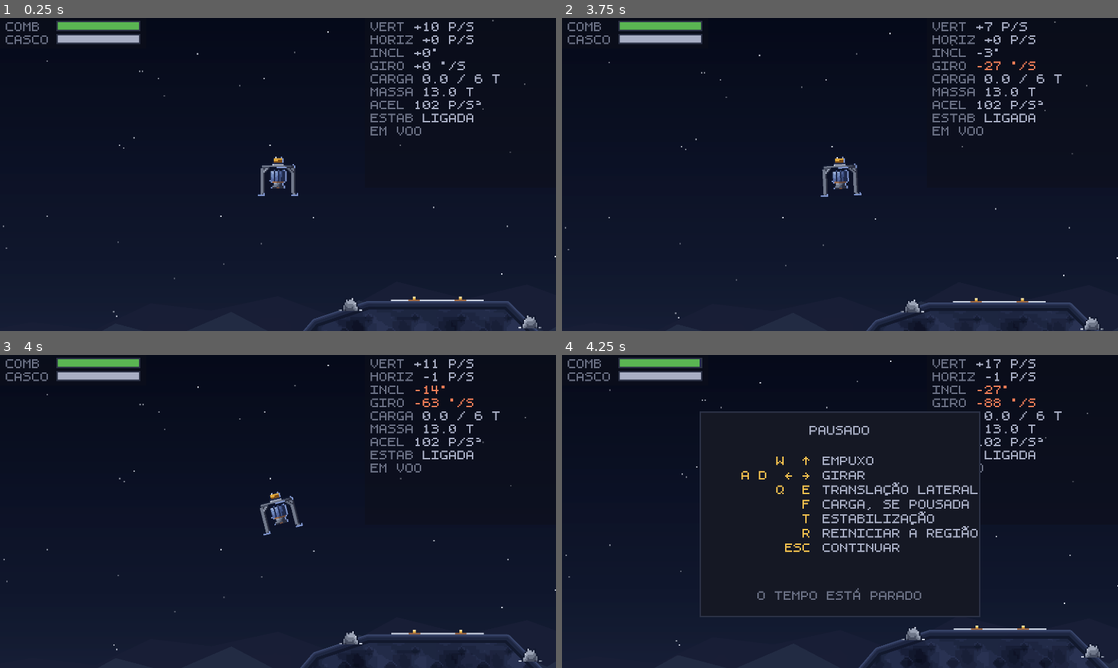
Above: before the commit, frames 1-4 (two rows, left to right).
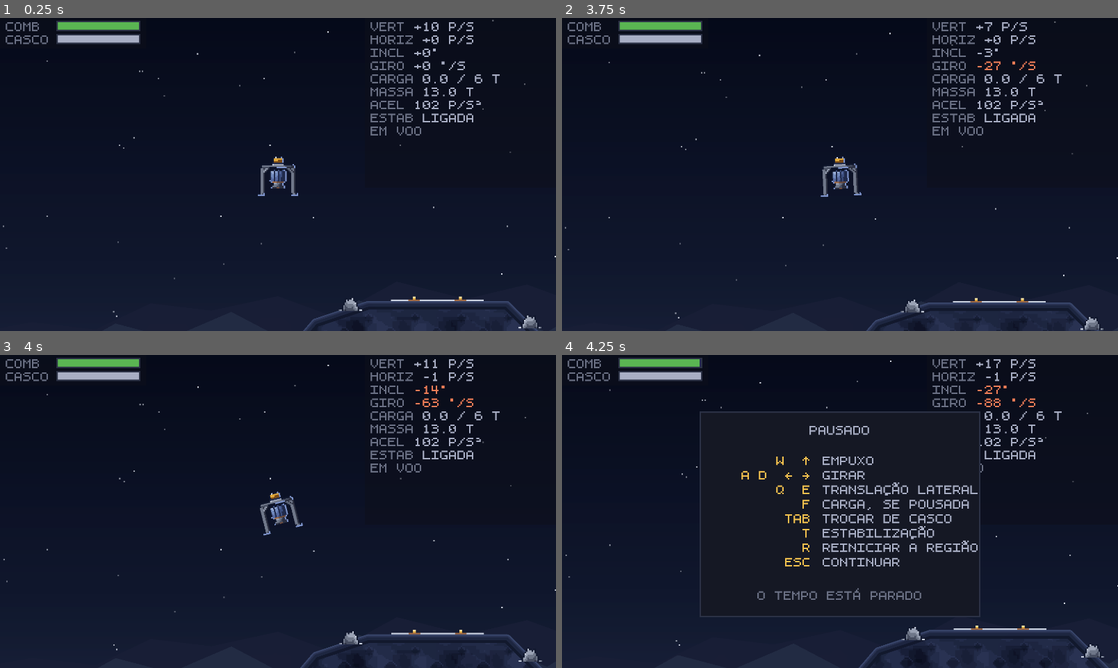
Above: after the commit, the same moments.

Repository: valdersonjr/llrr
Game: Godot game, scene res://stages/teste_pouso/teste_pouso.tscn
The game is run twice, just before and just after one commit, with the same random seed, the same clock (stepped at 60 frames per second) and the same inputs.
Inputs (mouse positions are in pixels of both pictures, inside the frame that each line leads up to):
- Up to frame 1 (0.25 s): no input
- Up to frame 2 (3.75 s): move the mouse to (962, 158) at 0.52 s; hold D (girar_direita) 0.53-1.28 s; hold W (empuxo) 0.53-1.28 s; click (962, 158) at 0.67 s; move the mouse to (728, 190) at 1.27 s; hold A (girar_esquerda) 1.28-2.03 s; tap T (alternar_estabilizacao) at 1.35 s; tap W (empuxo) at 1.55, 3.05 s; move the mouse to (895, 105) at 2.02 s; hold W (empuxo) 2.03-2.78 s; hold D (girar_direita) 2.03-3.53 s; move the mouse to (812, 237) at 2.77 s; tap F (operar_carga) at 2.85 s; click (812, 237) at 2.92 s; move the mouse to (1006, 221) at 3.52 s; hold A (girar_esquerda) from 3.53 s (still down); hold R (reiniciar) from 3.53 s (still down)
- Up to frame 3 (4 s): keep holding A (girar_esquerda); keep holding R (reiniciar); tap W (empuxo) at 3.8 s
- Up to frame 4 (4.25 s): keep holding A (girar_esquerda); keep holding R (reiniciar); tap Escape (pausa) at 4.15 s

Frames 1-3 are identical in both runs. In frame 4, 1.3% of the frame differs, in the area x 40-75%, y 50-68%.
Error in both runs: Cannot call method 'set_input_as_handled' on a null value. (res://entities/ui/pausa/pausa.gd:38)

Commit message:
content(entities): adiciona os cascos cargueiro resistente e interceptador
As três silhuetas foram desenhadas juntas e julgadas em preto, que é o
único jeito de garantir que se distinguem a 32px: quadro aberto, laje
maciça, cunha com asas em flecha.

Os números seguem a progressão horizontal da seção 5 — nenhum casco só
melhora. Vazios: 102, 88 e 150 p/s². Cheios de carga: 69, 51 e 125. O
cargueiro leva três vezes mais carga e mal se sustenta acima da gravidade
com o porão cheio; o interceptador acelera meio a mais e leva quase nada,
com o pior trem de pouso dos três.

`Nave` passa a aceitar mais de um bocal — o cargueiro tem dois — e ganha
`altura_dos_pes`, que é como quem posiciona a nave sabe onde está a sola.
Cada casco traz sua própria colisão: um pousar não diz nada sobre os
outros.

Estados de dano continuam só no utilitário leve. Casco sem as três texturas
não muda de aparência, em vez de quebrar.

Co-Authored-By: Claude Opus 5 (1M context) <noreply@anthropic.com>
Claude-Session: https://claude.ai/code/session_011AzPcEDAjYSMoHyssT894N

Diff:
--- /dev/null
+++ b/entities/player/cargueiro_resistente/cargueiro_resistente.tscn
@@ -0,0 +1,104 @@
+[gd_scene load_steps=13 format=3 uid="uid://bnavecarga0001"]
+
+[ext_resource type="Script" path="res://entities/player/nave.gd" id="1_nave"]
+[ext_resource type="Resource" path="res://entities/player/cargueiro_resistente/data/cargueiro_resistente.tres" id="2_casco"]
+[ext_resource type="Texture2D" path="res://entities/player/cargueiro_resistente/art/cargueiro_resistente.png" id="3_corpo"]
+[ext_resource type="Texture2D" path="res://entities/player/utilitario_leve/art/chama_1.png" id="4_chama1"]
+[ext_resource type="Texture2D" path="res://entities/player/utilitario_leve/art/chama_2.png" id="5_chama2"]
+
+[sub_resource type="Gradient" id="Gradient_luz"]
+offsets = PackedFloat32Array(0, 1)
+colors = PackedColorArray(1, 1, 1, 1, 1, 1, 1, 0)
+
+[sub_resource type="GradientTexture2D" id="GradientTexture2D_luz"]
+gradient = SubResource("Gradient_luz")
+width = 96
+height = 96
+fill = 1
+fill_from = Vector2(0.5, 0.5)
+fill_to = Vector2(1, 0.5)
+[sub_resource type="RectangleShape2D" id="R_corpo"]
+size = Vector2(26, 16)
+
+[sub_resource type="RectangleShape2D" id="R_cabine"]
+size = Vector2(10, 4)
+
+[sub_resource type="RectangleShape2D" id="R_perna"]
+size = Vector2(4, 6)
+
+[sub_resource type="RectangleShape2D" id="R_pe"]
+size = Vector2(6, 2)
+
+[node name="CargueiroResistente" type="CharacterBody2D"]
+collision_layer = 2
+collision_mask = 1
+motion_mode = 1
+script = ExtResource("1_nave")
+casco = ExtResource("2_casco")
+altura_dos_pes = 16.0
+texturas_de_dano = Array[Texture2D]([ExtResource("3_corpo")])
+quadros_chama = Array[Texture2D]([ExtResource("4_chama1"), ExtResource("5_chama2")])
+altura_chama = 13
+
+[node name="LuzDoMotor" type="PointLight2D" parent="."]
+position = Vector2(0, 16)
+color = Color(1, 0.616, 0.361, 1)
+energy = 0.0
+texture = SubResource("GradientTexture2D_luz")
+texture_scale = 1.2
+
+[node name="Chamas" type="Node2D" parent="."]
+
+[node name="ChamaEsquerda" type="Sprite2D" parent="Chamas"]
+position = Vector2(-5.5, 13)
+texture = ExtResource("4_chama1")
+centered = false
+offset = Vector2(-8, 0)
+region_enabled = true
+region_rect = Rect2(0, 0, 16, 13)
+
+[node name="ChamaDireita" type="Sprite2D" parent="Chamas"]
+position = Vector2(4.5, 13)
+texture = ExtResource("4_chama1")
+centered = false
+offset = Vector2(-8, 0)
+region_enabled = true
+region_rect = Rect2(0, 0, 16, 13)
+
+[node name="Corpo" type="Sprite2D" parent="."]
+position = Vector2(0, 3)
+texture = ExtResource("3_corpo")
+
+[node name="ColisaoCorpo" type="CollisionShape2D" parent="."]
+position = Vector2(0, 1)
+shape = SubResource("R_corpo")
+
+[node name="ColisaoCabine" type="CollisionShape2D" parent="."]
+position = Vector2(-1, -9)
+shape = SubResource("R_cabine")
+
+[node name="ColisaoPernaEsquerda" type="CollisionShape2D" parent="."]
+position = Vector2(-10, 11)
+shape = SubResource("R_perna")
+
+[node name="ColisaoPernaDireita" type="CollisionShape2D" parent="."]
+position = Vector2(9, 11)
+shape = SubResource("R_perna")
+
+[node name="ColisaoPeEsquerdo" type="CollisionShape2D" parent="."]
+position = Vector2(-11, 15)
+shape = SubResource("R_pe")
+
+[node name="ColisaoPeDireito" type="CollisionShape2D" parent="."]
+position = Vector2(10, 15)
+shape = SubResource("R_pe")
+
+[node name="PeEsquerdo" type="RayCast2D" parent="."]
+position = Vector2(-11, 12)
+target_position = Vector2(0, 6)
+collision_mask = 1
+
+[node name="PeDireito" type="RayCast2D" parent="."]
+position = Vector2(10, 12)
+target_position = Vector2(0, 6)
+collision_mask = 1
--- /dev/null
+++ b/entities/player/cargueiro_resistente/data/cargueiro_resistente.tres
@@ -0,0 +1,21 @@
+[gd_resource type="Resource" script_class="Casco" load_steps=2 format=3 uid="uid://ccascocarga001"]
+
+[ext_resource type="Script" path="res://entities/player/casco.gd" id="1_casco"]
+
+[resource]
+script = ExtResource("1_casco")
+nome = "Cargueiro resistente"
+massa_seca = 16.0
+capacidade_carga = 18.0
+combustivel_maximo = 9.0
+empuxo_principal = 2200.0
+empuxo_manobra = 420.0
+torque_manobra = 2600.0
+giro_maximo = 80.0
+consumo_principal = 0.42
+consumo_manobra = 0.09
+integridade_maxima = 160.0
+pouso_velocidade_maxima = 34.0
+pouso_angulo_maximo = 9.0
+pouso_giro_maximo = 14.0
+pouso_tempo_estavel = 0.8
--- /dev/null
+++ b/entities/player/interceptador/data/interceptador.tres
@@ -0,0 +1,21 @@
+[gd_resource type="Resource" script_class="Casco" load_steps=2 format=3 uid="uid://ccascointer001"]
+
+[ext_resource type="Script" path="res://entities/player/casco.gd" id="1_casco"]
+
+[resource]
+script = ExtResource("1_casco")
+nome = "Interceptador"
+massa_seca = 6.0
+capacidade_carga = 2.0
+combustivel_maximo = 4.0
+empuxo_principal = 1500.0
+empuxo_manobra = 480.0
+torque_manobra = 2200.0
+giro_maximo = 190.0
+consumo_principal = 0.26
+consumo_manobra = 0.06
+integridade_maxima = 70.0
+pouso_velocidade_maxima = 22.0
+pouso_angulo_maximo = 15.0
+pouso_giro_maximo = 28.0
+pouso_tempo_estavel = 0.4
--- /dev/null
+++ b/entities/player/interceptador/interceptador.tscn
@@ -0,0 +1,103 @@
+[gd_scene load_steps=12 format=3 uid="uid://bnaveinter0001"]
+
+[ext_resource type="Script" path="res://entities/player/nave.gd" id="1_nave"]
+[ext_resource type="Resource" path="res://entities/player/interceptador/data/interceptador.tres" id="2_casco"]
+[ext_resource type="Texture2D" path="res://entities/player/interceptador/art/interceptador.png" id="3_corpo"]
+[ext_resource type="Texture2D" path="res://entities/player/utilitario_leve/art/chama_1.png" id="4_chama1"]
+[ext_resource type="Texture2D" path="res://entities/player/utilitario_leve/art/chama_2.png" id="5_chama2"]
+
+[sub_resource type="Gradient" id="Gradient_luz"]
+offsets = PackedFloat32Array(0, 1)
+colors = PackedColorArray(1, 1, 1, 1, 1, 1, 1, 0)
+
+[sub_resource type="GradientTexture2D" id="GradientTexture2D_luz"]
+gradient = SubResource("Gradient_luz")
+width = 96
+height = 96
+fill = 1
+fill_from = Vector2(0.5, 0.5)
+fill_to = Vector2(1, 0.5)
+[sub_resource type="RectangleShape2D" id="R_asa"]
+size = Vector2(6, 5)
+
+[sub_resource type="RectangleShape2D" id="R_motor"]
+size = Vector2(10, 4)
+
+[sub_resource type="RectangleShape2D" id="R_perna"]
+size = Vector2(3, 6)
+
+[sub_resource type="RectangleShape2D" id="R_pe"]
+size = Vector2(5, 2)
+
+[node name="Interceptador" type="CharacterBody2D"]
+collision_layer = 2
+collision_mask = 1
+motion_mode = 1
+script = ExtResource("1_nave")
+casco = ExtResource("2_casco")
+altura_dos_pes = 14.0
+texturas_de_dano = Array[Texture2D]([ExtResource("3_corpo")])
+quadros_chama = Array[Texture2D]([ExtResource("4_chama1"), ExtResource("5_chama2")])
+altura_chama = 13
+
+[node name="LuzDoMotor" type="PointLight2D" parent="."]
+position = Vector2(0, 15)
+color = Color(1, 0.616, 0.361, 1)
+energy = 0.0
+texture = SubResource("GradientTexture2D_luz")
+texture_scale = 1.1
+
+[node name="Chamas" type="Node2D" parent="."]
+
+[node name="Chama" type="Sprite2D" parent="Chamas"]
+position = Vector2(0, 12)
+texture = ExtResource("4_chama1")
+centered = false
+offset = Vector2(-8, 0)
+region_enabled = true
+region_rect = Rect2(0, 0, 16, 13)
+
+[node name="Corpo" type="Sprite2D" parent="."]
+position = Vector2(0, 3)
+texture = ExtResource("3_corpo")
+
+[node name="ColisaoCorpo" type="CollisionPolygon2D" parent="."]
+polygon = PackedVector2Array(-2, -11, 2, -11, 10, 8, -10, 8)
+
+[node name="ColisaoAsaEsquerda" type="CollisionShape2D" parent="."]
+position = Vector2(-11, 2.5)
+shape = SubResource("R_asa")
+
+[node name="ColisaoAsaDireita" type="CollisionShape2D" parent="."]
+position = Vector2(10, 2.5)
+shape = SubResource("R_asa")
+
+[node name="ColisaoMotor" type="CollisionShape2D" parent="."]
+position = Vector2(0, 10)
+shape = SubResource("R_motor")
+
+[node name="ColisaoPernaEsquerda" type="CollisionShape2D" parent="."]
+position = Vector2(-8, 9)
+shape = SubResource("R_perna")
+
+[node name="ColisaoPernaDireita" type="CollisionShape2D" parent="."]
+position = Vector2(7, 9)
+shape = SubResource("R_perna")
+
+[node name="ColisaoPeEsquerdo" type="CollisionShape2D" parent="."]
+position = Vector2(-7.5, 13)
+shape = SubResource("R_pe")
+
+[node name="ColisaoPeDireito" type="CollisionShape2D" parent="."]
+position = Vector2(7.5, 13)
+shape = SubResource("R_pe")
+
+[node name="PeEsquerdo" type="RayCast2D" parent="."]
+position = Vector2(-8, 11)
+target_position = Vector2(0, 6)
+collision_mask = 1
+
+[node name="PeDireito" type="RayCast2D" parent="."]
+position = Vector2(7, 11)
+target_position = Vector2(0, 6)
+collision_mask = 1
--- a/entities/player/nave.gd
+++ b/entities/player/nave.gd
@@ -61,6 +61,10 @@
 ## (seção 4). Gasta combustível como qualquer outro comando de manobra.
 @export var estabilizacao_ativa: bool = true
 
+## Distância da origem da nave até a sola, em pixels. Cada casco tem a sua, e
+## quem posiciona a nave precisa dela para não enterrá-la nem soltá-la no ar.
+@export var altura_dos_pes: float = 15.0
+
 @export_group("Dano")
 ## Texturas do casco do íntegro ao crítico. A cena do casco define quais são;
 ## esta classe só troca conforme a integridade. Dano precisa mudar a forma, não
@@ -91,7 +95,9 @@
 
 @onready var _pe_esquerdo: RayCast2D = $PeEsquerdo
 @onready var _pe_direito: RayCast2D = $PeDireito
-@onready var _chama: Sprite2D = $Chama
+## Um casco pode ter mais de um bocal — o cargueiro tem dois. A cena agrupa
+## as chamas sob um nó e esta classe acende todas juntas.
+@onready var _chamas: Array[Node] = $Chamas.get_children()
 @onready var _corpo: Sprite2D = $Corpo
 @onready var _luz_motor: PointLight2D = $LuzDoMotor
 
@@ -125,7 +131,8 @@
 	_comando_lateral = 0.0
 	_comando_estabilizacao = 0.0
 	if is_node_ready():
-		_chama.visible = false
+		for chama in _chamas:
+			(chama as Sprite2D).visible = false
 
 
 func _physics_process(delta: float) -> void:
@@ -380,17 +387,21 @@
 
 func _atualizar_chama(delta: float) -> void:
 	var acesa := _acelerador > 0.02 and combustivel > 0.0
-	_chama.visible = acesa
+	for chama in _chamas:
+		(chama as Sprite2D).visible = acesa
 	# O motor é emissivo: ele ilumina o terreno e o próprio casco, não só
 	# desenha uma chama. É o que faz o pouso ler à noite.
 	_luz_motor.energy = 0.8 * _acelerador if acesa else 0.0
 	if not acesa:
 		return
-	_chama.region_rect = Rect2(0.0, 0.0, 16.0, roundf(altura_chama * _acelerador))
+	var corte := Rect2(0.0, 0.0, 16.0, roundf(altura_chama * _acelerador))
+	for chama in _chamas:
+		(chama as Sprite2D).region_rect = corte
 	if quadros_chama.size() < 2:
 		return
 	_relogio_chama += delta
 	if _relogio_chama >= 1.0 / QUADROS_CHAMA_POR_SEGUNDO:
 		_relogio_chama = 0.0
 		_quadro_chama = (_quadro_chama + 1) % quadros_chama.size()
-		_chama.texture = quadros_chama[_quadro_chama]
+		for chama in _chamas:
+			(chama as Sprite2D).texture = quadros_chama[_quadro_chama]
--- a/entities/player/utilitario_leve/utilitario_leve.tscn
+++ b/entities/player/utilitario_leve/utilitario_leve.tscn
@@ -26,6 +26,7 @@
 motion_mode = 1
 script = ExtResource("1_nave")
 casco = ExtResource("2_casco")
+altura_dos_pes = 15.0
 texturas_de_dano = Array[Texture2D]([ExtResource("3_corpo"), ExtResource("6_deg"), ExtResource("7_cri")])
 quadros_chama = Array[Texture2D]([ExtResource("4_chama1"), ExtResource("5_chama2")])
 altura_chama = 13
@@ -37,7 +38,9 @@
 texture = SubResource("GradientTexture2D_luz")
 texture_scale = 1.0
 
-[node name="Chama" type="Sprite2D" parent="."]
+[node name="Chamas" type="Node2D" parent="."]
+
+[node name="Chama" type="Sprite2D" parent="Chamas"]
 position = Vector2(0, 10)
 texture = ExtResource("4_chama1")
 centered = false
--- a/entities/ui/pausa/pausa.tscn
+++ b/entities/ui/pausa/pausa.tscn
@@ -42,13 +42,14 @@
 offset_left = 104.0
 offset_top = 68.0
 offset_right = 172.0
-offset_bottom = 154.0
+offset_bottom = 158.0
 theme_override_colors/font_color = Color(0.949, 0.757, 0.306, 1)
 theme_override_constants/line_spacing = 1
 text = "W  ↑
 A D  ← →
 Q  E
 F
+TAB
 T
 R
 ESC"
@@ -58,13 +59,14 @@
 offset_left = 180.0
 offset_top = 68.0
 offset_right = 284.0
-offset_bottom = 154.0
+offset_bottom = 158.0
 theme_override_colors/font_color = Color(0.659, 0.682, 0.769, 1)
 theme_override_constants/line_spacing = 1
 text = "EMPUXO
 GIRAR
 TRANSLAÇÃO LATERAL
 CARGA, SE POUSADA
+TROCAR DE CASCO
 ESTABILIZAÇÃO
 REINICIAR A REGIÃO
 CONTINUAR"
Binary file added: entities/player/cargueiro_resistente/art/cargueiro_resistente.png
Not shown, added: entities/player/cargueiro_resistente/art/cargueiro_resistente.png.import
Binary file added: entities/player/interceptador/art/interceptador.png
Not shown, added: entities/player/interceptador/art/interceptador.png.import
Not shown, changed: entities/player/CLAUDE.md
Not shown, added: entities/player/cargueiro_resistente/art/cargueiro_resistente.pix
Not shown, added: entities/player/interceptador/art/interceptador.pix
